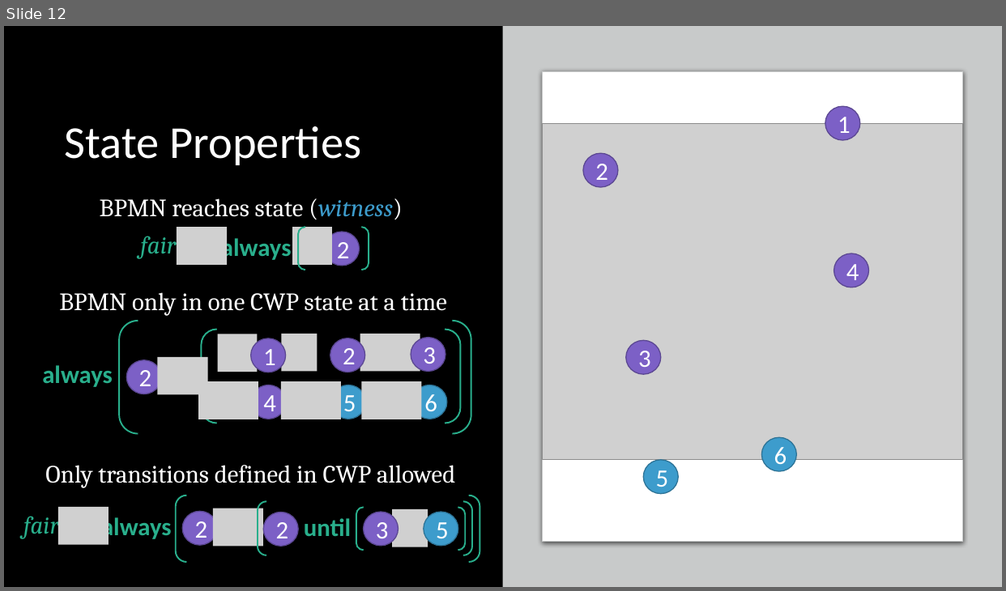
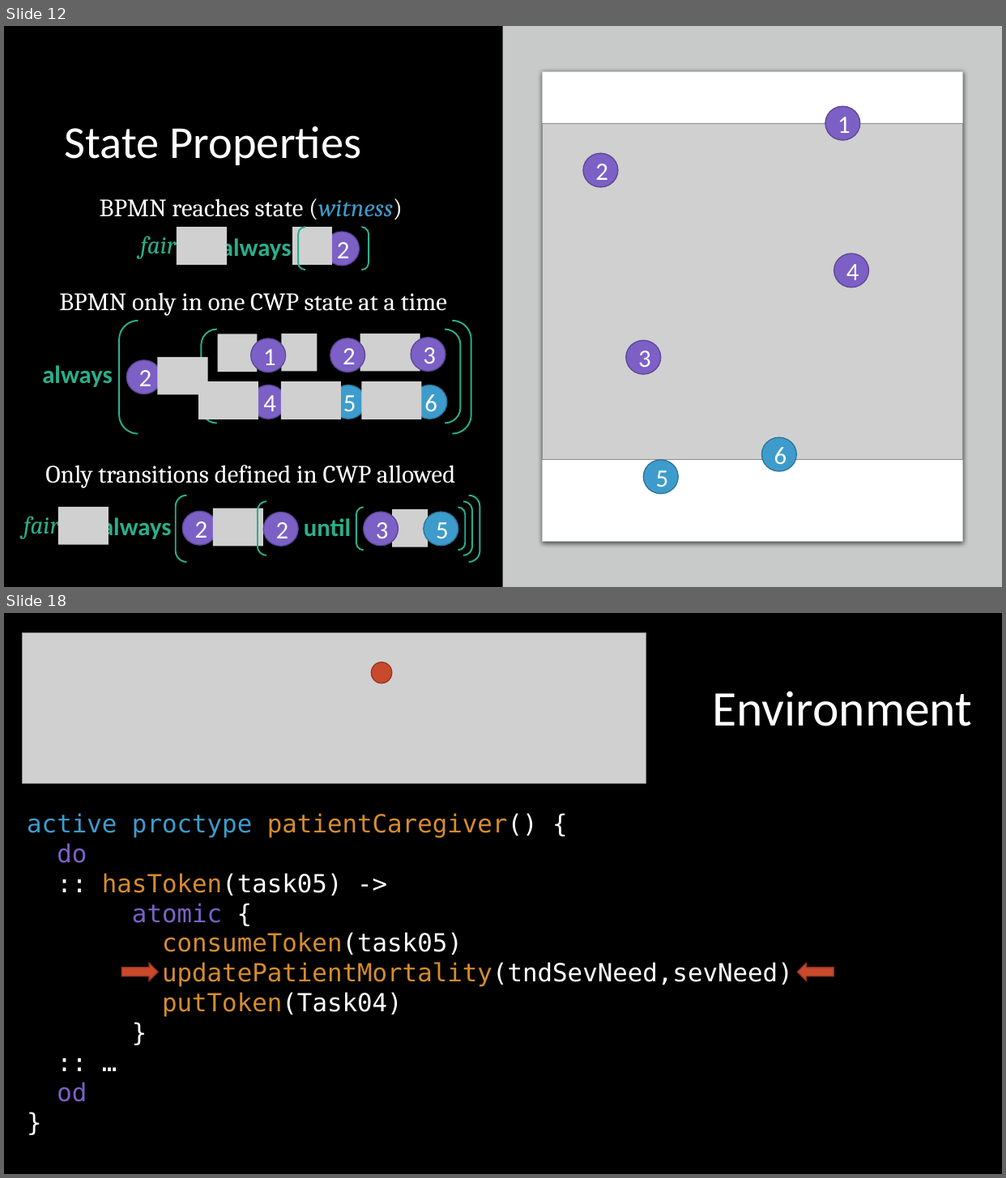
Before and after one commit to ericmercer/SPIN-bpmn-cwp-verification-paper, a slide deck: presentation/syscon-2022.pptx. Shown one above the other, each under a label of ours: slide 12 before the commit, slides 12 and 18 after it; the slides between them are not shown. The pictures are 1006x591 and 1006x1178 pixels, drawn with LibreOffice and Linux fonts; fonts in the diff are those of the drawing; grey boxes stand for pictures. Boxes give left, top, right and bottom in pixels: in the first picture for what was removed or moved away, otherwise in the second. Text is boxed around its words. In the diff, an @@ line names an element or a change of style, - is before the commit and + after.

```diff
--- a/presentation/syscon-2022.pptx
+++ b/presentation/syscon-2022.pptx
@@ slide 18 added at box(4, 613, 1002, 1174), background #000000 @@
@@ picture added at box(22, 632, 646, 784) @@
@@ ellipse added at box(372, 662, 393, 683), fill #C9492C, outline #953621 1 pt @@
@@ text added at box(713, 691, 973, 726), 48 pt, text #FFFFFF @@
+Environment
@@ text added at box(27, 813, 793, 1102), 24 pt, text #D58C2E @@
+active proctype patientCaregiver() {
+do
+:: hasToken(task05) ->
+atomic {
+consumeToken(task05)
+updatePatientMortality(tndSevNeed,sevNeed)
+putToken(Task04)
+}
+:: …
+od
+}
@@ right arrow added at box(121, 964, 157, 982), fill #C9492C, outline #953621 1 pt @@
@@ right arrow added at box(798, 964, 833, 982), fill #C9492C, outline #953621 1 pt @@
```
Also in this commit, not shown: 5 slides changed, 5 other slides added, 1 slide removed.
